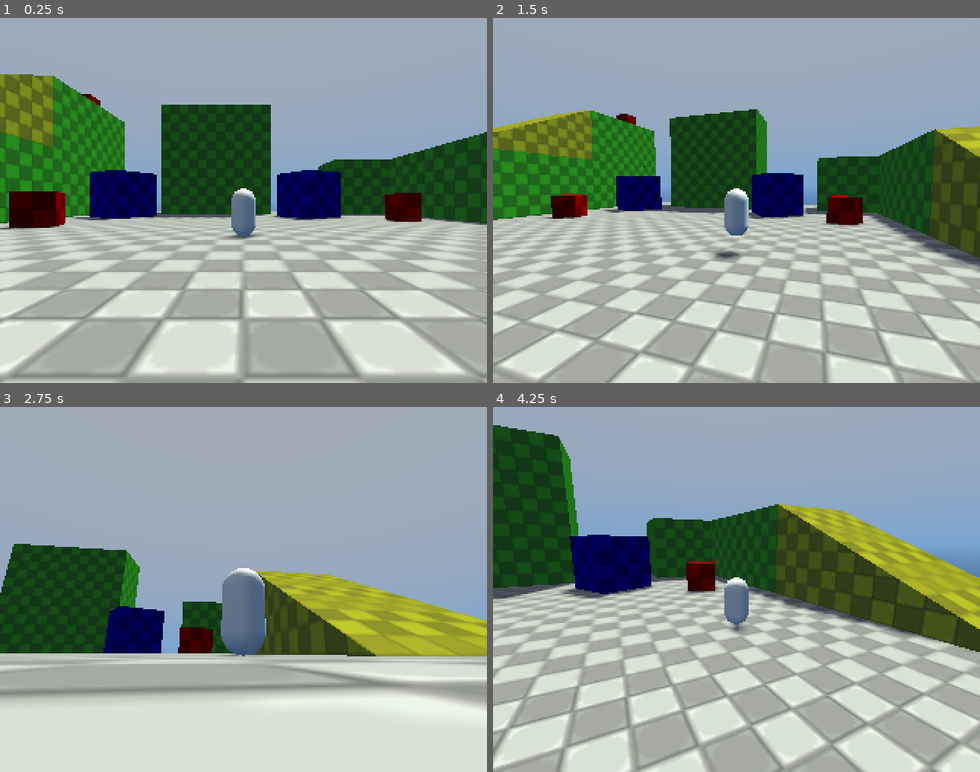
Above: before the commit, frames 1-4 (two rows, left to right).
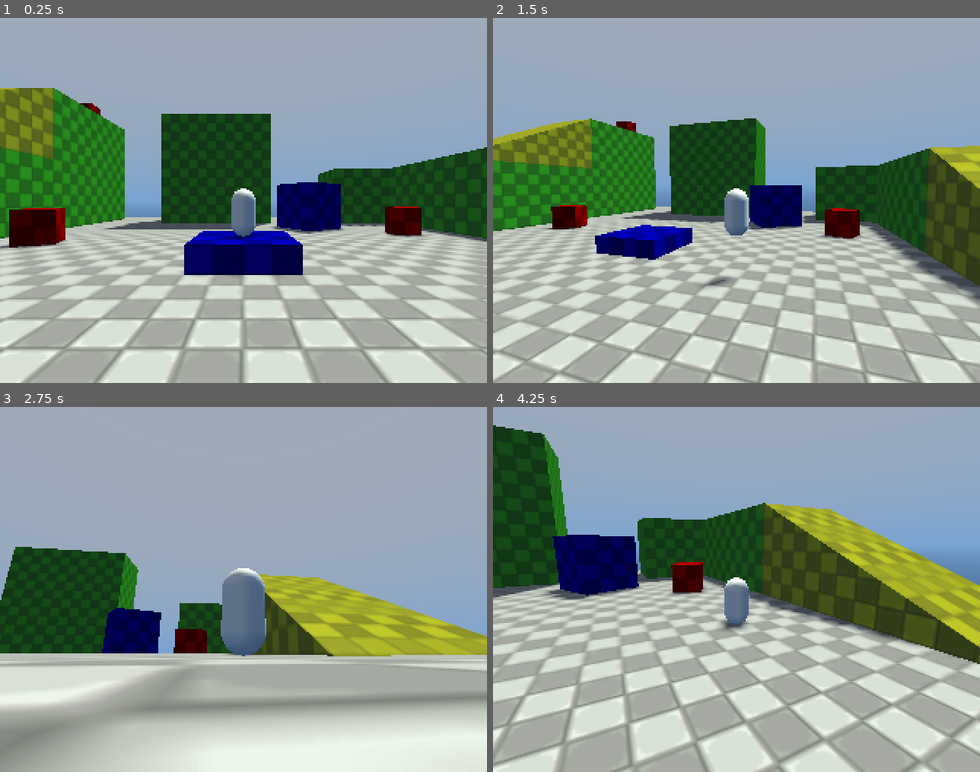
Above: after the commit, the same moments.

Repository: McInteractive23/Shard-Seaker
Game: Godot game, scene res://Levels/Dev Playground/dev_environment.tscn
Two runs of this game, one before a commit and one after it. Both use one fixed random seed, a clock stepped at 60 frames per second and the inputs below.
Inputs (mouse positions are in pixels of both pictures, inside the frame that each line leads up to):
- Up to frame 1 (0.25 s): no input
- Up to frame 2 (1.5 s): tap Enter at 0.5 s; move the mouse to (843, 182) at 0.52 s; hold D (Right) 0.53-1.28 s; hold Shift (Sprint) 0.53-1.28 s; click (843, 182) at 0.67 s; tap Space (Jump) at 0.77 s; move the mouse to (639, 218) at 1.27 s; hold S (Backward) from 1.28 s (still down); tap Shift (Sprint) at 1.35 s
- Up to frame 3 (2.75 s): tap Space (Jump) at 1.52 s; move the mouse to (292, 509) at 2.02 s; release S (Backward) at 2.03 s; hold D (Right) from 2.03 s (still down); hold Shift (Sprint) from 2.03 s (still down)
- Up to frame 4 (4.25 s): move the mouse to (712, 662) at 2.77 s; release D (Right) at 2.78 s; release Shift (Sprint) at 2.78 s; hold W (Forward) 2.78-3.53 s; tap Shift (Sprint) at 2.85 s; click (712, 662) at 2.92 s; tap Space (Jump) at 3.02, 3.77 s; move the mouse to (882, 644) at 3.52 s; hold A (Left) from 3.53 s (still down); hold Shift (Sprint) from 3.53 s (still down)

The runs differ from the first frame. In frame 1, 36% of the frame differs, in the area x 0-100%, y 15-100%; in frame 2, 36%; in frame 3, 20%; in frame 4, 46%, in the area x 0-100%, y 5-100%.

Commit message:
Change Speed

Diff:
--- a/Levels/Dev Playground/dev_environment.tscn
+++ b/Levels/Dev Playground/dev_environment.tscn
@@ -168,7 +168,6 @@
 transform = Transform3D(0.906308, 0, -0.422618, 0, 1, 0, 0.422618, 0, 0.906308, 6, 1, -4)
 
 [node name="Blue Dev Box 1" parent="Mesh/Boxes" instance=ExtResource("3_eswq4")]
-transform = Transform3D(0.866025, 0, -0.5, 0, 1, 0, 0.5, 0, 0.866025, -5.5, 1.5, -6)
 
 [node name="Blue Dev Box 2" parent="Mesh/Boxes" instance=ExtResource("3_eswq4")]
 transform = Transform3D(0.866025, 0, 0.5, 0, 1, 0, -0.5, 0, 0.866025, 3, 1.5, -6)
--- a/Player/player_controler.gd
+++ b/Player/player_controler.gd
@@ -1,6 +1,6 @@
 extends CharacterBody3D
 
-@export var Base_Speed : float = 2.0
+@export var Base_Speed : float = 2.5
 @export var Sprint_Speed : float = 5.0
 @export var Movement_Acceleration : float = 4.0
 @export var Movement_Deceleration : float = 8.0
